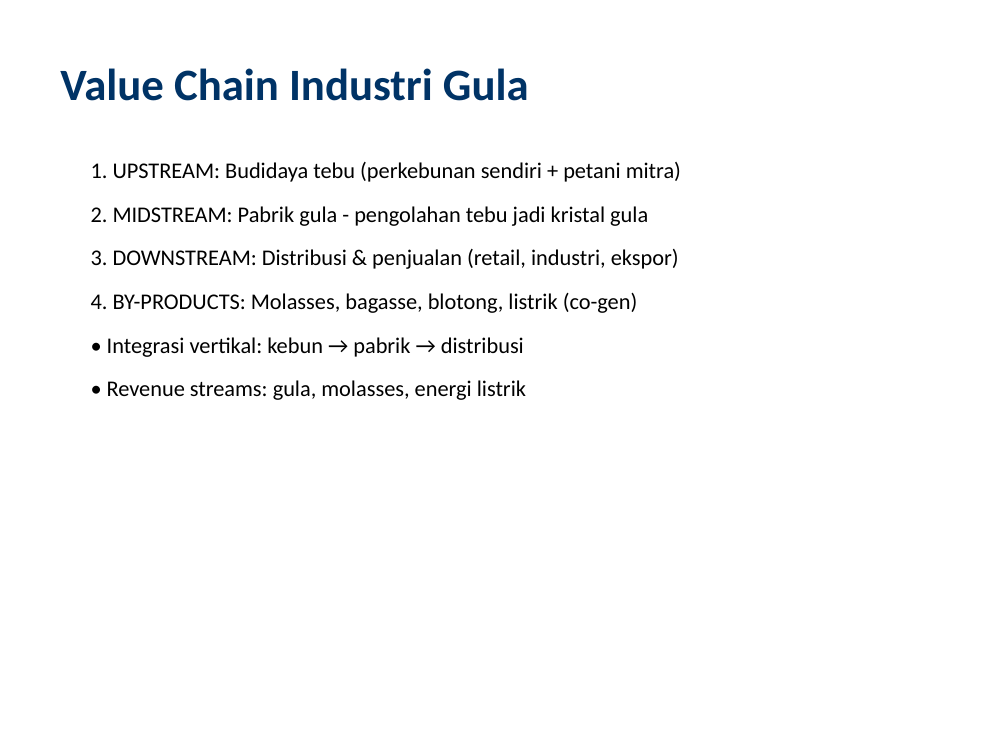
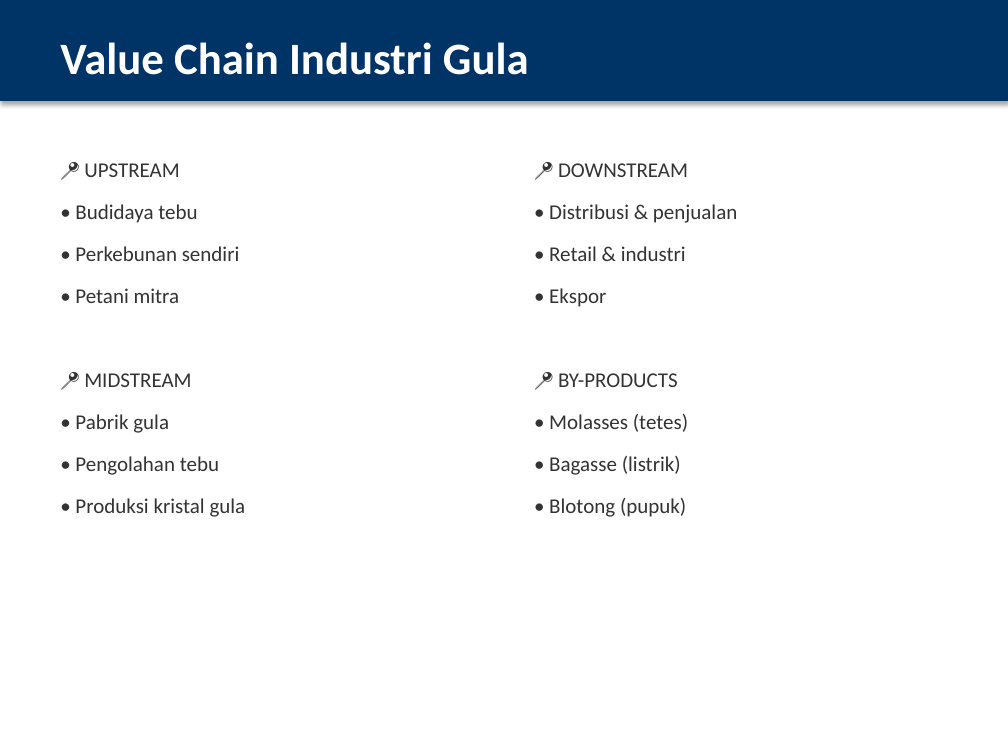
Before and after one commit to thereaintnocheaphappiness-cmyk/buat-tugas, a slide deck: slide 3 of PPT_Overview_Pabrik_Gula_IMPROVED.pptx. Drawn at 1008x756 pixels with LibreOffice and Linux fonts; fonts in the diff are those of the drawing. Boxes give left, top, right and bottom in pixels: in the first picture for what was removed or moved away, otherwise in the second. Text is boxed around its words. In the diff, an @@ line names an element or a change of style, - is before the commit and + after.

Commit message:
Improve PPT with visual enhancements: color-coded boxes, flow diagrams, KPI cards, two-column layouts, emoji icons, and professional design

```diff
--- a/PPT_Overview_Pabrik_Gula_IMPROVED.pptx
+++ b/PPT_Overview_Pabrik_Gula_IMPROVED.pptx
@@ rectangle added at box(0, 0, 1008, 101), fill #003366, outline #003366 0.75 pt @@
@@ text "Value Chain Industri Gula": place and size @@
-text "Value Chain Industri Gula" at box(60, 68, 529, 101)
+text "Value Chain Industri Gula" at box(60, 42, 529, 75)
@@ text "Value Chain Industri Gula" at box(60, 42, 529, 75): text colour #003366 to #FFFFFF @@
@@ text at box(75, 163, 246, 517): text changed; size 16 to 15 pt; text colour #000000 to #333333 @@
-1. UPSTREAM: Budidaya tebu (perkebunan sendiri + petani mitra)
-2. MIDSTREAM: Pabrik gula - pengolahan tebu jadi kristal gula
-3. DOWNSTREAM: Distribusi & penjualan (retail, industri, ekspor)
-4. BY-PRODUCTS: Molasses, bagasse, blotong, listrik (co-gen)
-• Integrasi vertikal: kebun → pabrik → distribusi
-• Revenue streams: gula, molasses, energi listrik
+📍 UPSTREAM
+• Budidaya tebu
+• Perkebunan sendiri
+• Petani mitra
+📍 MIDSTREAM
+• Pabrik gula
+• Pengolahan tebu
+• Produksi kristal gula
@@ text added at box(549, 163, 737, 517), 15 pt, text #333333 @@
+📍 DOWNSTREAM
+• Distribusi & penjualan
+• Retail & industri
+• Ekspor
+📍 BY-PRODUCTS
+• Molasses (tetes)
+• Bagasse (listrik)
+• Blotong (pupuk)
```
Also in this commit, not shown: 15 other slides changed, 2 slides added, 1 slide removed.
